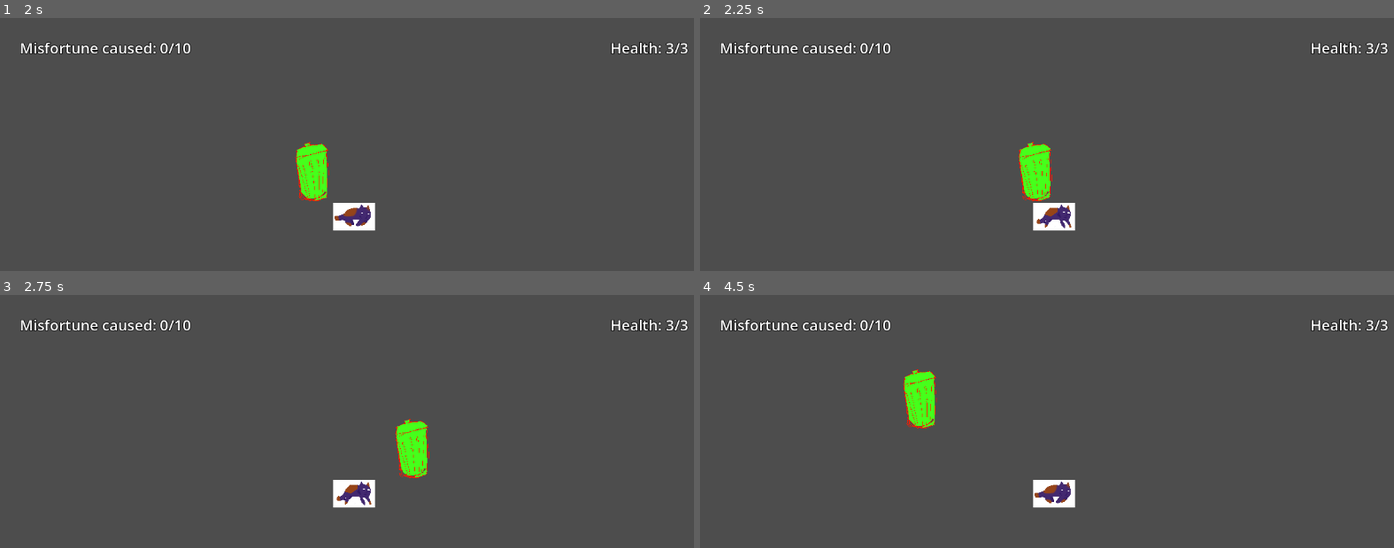
Above: before the commit, frames 1-4 (two rows, left to right).
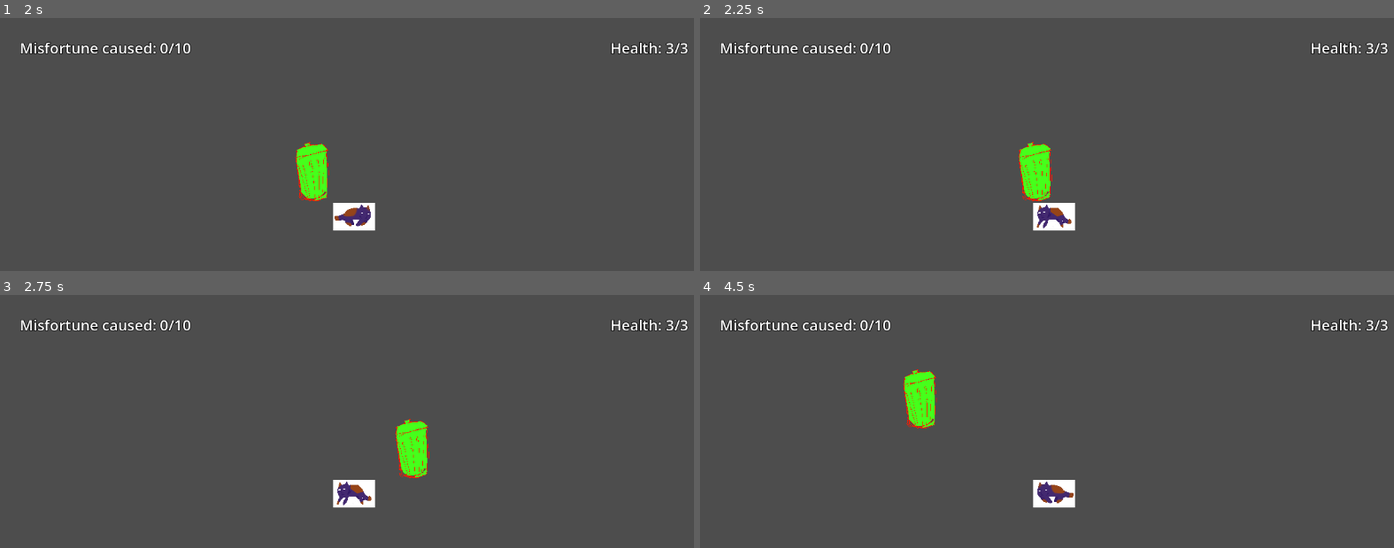
Above: after the commit, the same moments.

Repository: waffle-around/murphys-law
Game: Godot game, scene res://Main Scenes/test.tscn
Two runs of this game, one before a commit and one after it. Both use one fixed random seed, a clock stepped at 60 frames per second and the inputs below. Sound files missing from this copy of the repository are replaced by a short silence.
Inputs:
- Up to frame 1 (2 s): tap Enter (ui_accept) at 0.5, 0.77, 1.52 s; hold X (Activate Aura) 0.53-1.28 s; hold Right (ui_right) from 0.53 s (still down); tap X (Activate Aura) at 1.35 s
- Up to frame 2 (2.25 s): release Right (ui_right) at 2.03 s; hold Left (ui_left) from 2.03 s (still down); hold X (Activate Aura) from 2.03 s (still down)
- Up to frame 3 (2.75 s): keep holding Left (ui_left); keep holding X (Activate Aura)
- Up to frame 4 (4.5 s): release Left (ui_left) at 2.78 s; release X (Activate Aura) at 2.78 s; hold Right (ui_right) 2.78-4.28 s; tap X (Activate Aura) at 2.85, 4.35 s; tap Enter (ui_accept) at 3.02, 3.77 s; hold X (Activate Aura) 3.53-4.28 s; hold Left (ui_left) from 4.28 s (still down)

Frame 1 is identical in both runs. In frame 2, 0.2% of the frame differs, in the area x 48-54%, y 73-84%; in frame 3, 0.2%; in frame 4, 0.3%, in the area x 48-54%, y 73-83%.
Error after the commit: Cannot call method 'play' on a null value. (res://scripts/gameManager.gd:22)

Commit message:
SOUND DONE

Diff:
--- a/game objects/Misfortune events/Trashcan.tscn
+++ b/game objects/Misfortune events/Trashcan.tscn
@@ -3,13 +3,15 @@
 [ext_resource type="Script" uid="uid://b0d2ci54p3tuj" path="res://scripts/reciever.gd" id="1_f4lqn"]
 [ext_resource type="PackedScene" uid="uid://bv3ynewbxb67t" path="res://game objects/Misfortune events/Trashcan2.tscn" id="2_8dnvs"]
 [ext_resource type="Texture2D" uid="uid://cyacuad4mjipd" path="res://art assets/Trahs1.png" id="2_pdjgv"]
+[ext_resource type="AudioStream" uid="uid://vin2nxdkwsau" path="res://audio assets/sfx/trash explode.wav" id="4_oi6c6"]
 
 [sub_resource type="RectangleShape2D" id="RectangleShape2D_6cjfj"]
 size = Vector2(112, 190)
 
-[node name="Trashcan" type="Area2D" unique_id=701698453]
+[node name="Trashcan" type="Area2D" unique_id=701698453 node_paths=PackedStringArray("audio_stream_player_2d")]
 script = ExtResource("1_f4lqn")
 replacement_scene = ExtResource("2_8dnvs")
+audio_stream_player_2d = NodePath("AudioStreamPlayer2D")
 metadata/_edit_group_ = true
 
 [node name="Sprite2D" type="Sprite2D" parent="." unique_id=1424155492]
@@ -19,3 +21,7 @@
 [node name="CollisionShape2D" type="CollisionShape2D" parent="." unique_id=54302221]
 position = Vector2(-1, -2)
 shape = SubResource("RectangleShape2D_6cjfj")
+
+[node name="AudioStreamPlayer2D" type="AudioStreamPlayer2D" parent="." unique_id=1643705423]
+stream = ExtResource("4_oi6c6")
+volume_db = -5.0
--- a/game objects/Misfortune events/guyOnLadder.tscn
+++ b/game objects/Misfortune events/guyOnLadder.tscn
@@ -1,11 +1,17 @@
 [gd_scene format=3 uid="uid://b2aryolhdtx0y"]
 
+[ext_resource type="Script" uid="uid://b0d2ci54p3tuj" path="res://scripts/reciever.gd" id="1_br8yt"]
 [ext_resource type="Texture2D" uid="uid://cnvfrwposq6ot" path="res://art assets/Ladder 1.png" id="1_tqede"]
+[ext_resource type="PackedScene" uid="uid://cgsvvsvg33kld" path="res://game objects/Misfortune events/ladder2.tscn" id="2_x2ash"]
+[ext_resource type="AudioStream" uid="uid://dqvfy138ojp5l" path="res://audio assets/sfx/fall scream.wav" id="4_rnbq0"]
 
 [sub_resource type="RectangleShape2D" id="RectangleShape2D_tm81l"]
 size = Vector2(113, 717)
 
-[node name="GuyOnLadderr" type="Area2D" unique_id=1638342157]
+[node name="GuyOnLadderr" type="Area2D" unique_id=1638342157 node_paths=PackedStringArray("audio_stream_player_2d")]
+script = ExtResource("1_br8yt")
+replacement_scene = ExtResource("2_x2ash")
+audio_stream_player_2d = NodePath("AudioStreamPlayer2D")
 
 [node name="Sprite2D" type="Sprite2D" parent="." unique_id=478203856]
 texture = ExtResource("1_tqede")
@@ -13,3 +19,6 @@
 [node name="CollisionShape2D" type="CollisionShape2D" parent="." unique_id=496580921]
 position = Vector2(11.5, -8.5)
 shape = SubResource("RectangleShape2D_tm81l")
+
+[node name="AudioStreamPlayer2D" type="AudioStreamPlayer2D" parent="." unique_id=603492417]
+stream = ExtResource("4_rnbq0")
--- a/game objects/Misfortune events/tree.tscn
+++ b/game objects/Misfortune events/tree.tscn
@@ -1,11 +1,17 @@
 [gd_scene format=3 uid="uid://cl57rctn83uu8"]
 
 [ext_resource type="Texture2D" uid="uid://ctgae2c2s3bnt" path="res://art assets/treeNormal.png" id="1_5scrg"]
+[ext_resource type="Script" uid="uid://b0d2ci54p3tuj" path="res://scripts/reciever.gd" id="1_poq6q"]
+[ext_resource type="PackedScene" uid="uid://qrixfr2p84mo" path="res://game objects/Misfortune events/tree2.tscn" id="2_d1fha"]
+[ext_resource type="AudioStream" uid="uid://5vx127230v2s" path="res://audio assets/sfx/tree crunch.wav" id="4_b1dk0"]
 
 [sub_resource type="RectangleShape2D" id="RectangleShape2D_yxtfo"]
 size = Vector2(230, 672)
 
-[node name="Treee" type="Area2D" unique_id=193301778]
+[node name="Treee" type="Area2D" unique_id=193301778 node_paths=PackedStringArray("audio_stream_player_2d")]
+script = ExtResource("1_poq6q")
+replacement_scene = ExtResource("2_d1fha")
+audio_stream_player_2d = NodePath("AudioStreamPlayer2D")
 
 [node name="Sprite2D" type="Sprite2D" parent="." unique_id=1760356143]
 position = Vector2(39.749977, -121.080826)
@@ -15,3 +21,7 @@
 [node name="CollisionShape2D" type="CollisionShape2D" parent="." unique_id=557681585]
 position = Vector2(30, -129)
 shape = SubResource("RectangleShape2D_yxtfo")
+
+[node name="AudioStreamPlayer2D" type="AudioStreamPlayer2D" parent="." unique_id=1874906589]
+stream = ExtResource("4_b1dk0")
+volume_db = -5.0
--- a/game objects/player_test.tscn
+++ b/game objects/player_test.tscn
@@ -3,6 +3,7 @@
 [ext_resource type="Script" uid="uid://d1vtpmqb6fv2b" path="res://scripts/player_test.gd" id="1_arw1w"]
 [ext_resource type="Texture2D" uid="uid://dhcvge4ipp6v1" path="res://art assets/Car o.png" id="2_vo4i7"]
 [ext_resource type="Texture2D" uid="uid://cob7ro4ge53pr" path="res://art assets/Car t.png" id="3_f6wcx"]
+[ext_resource type="AudioStream" uid="uid://2es6npvfo3dk" path="res://audio assets/sfx/misfortune jingle.wav" id="4_f6wcx"]
 
 [sub_resource type="SpriteFrames" id="SpriteFrames_6cjfj"]
 animations = [{
@@ -44,3 +45,7 @@
 
 [node name="Camera2D" type="Camera2D" parent="." unique_id=600053073]
 zoom = Vector2(0.5, 0.5)
+
+[node name="AudioStreamPlayer2D" type="AudioStreamPlayer2D" parent="." unique_id=2099632322]
+stream = ExtResource("4_f6wcx")
+volume_db = -6.0
--- a/scripts/gameManager.gd
+++ b/scripts/gameManager.gd
@@ -4,6 +4,7 @@
 var health: int = 3
 
 @onready var ui = $UI
+@export var audio_stream_player_2d: AudioStreamPlayer2D
 
 func _cause_misfortune():
 	counter += 1
@@ -16,3 +17,6 @@
 	ui._update_health_label(health)
 	if health == 0:
 		get_tree().call_deferred("reload_current_scene")
+
+func _ready() -> void:
+	audio_stream_player_2d.play()
--- a/scripts/player_test.gd
+++ b/scripts/player_test.gd
@@ -5,11 +5,13 @@
 const JUMP_VELOCITY = -600.0 ## jump height
 signal action_pressed(strength: float)
 @onready var anim = $AnimatedSprite2D
+@onready var audio_stream_player_2d: AudioStreamPlayer2D = $AudioStreamPlayer2D
 
 #handles misfortune aura mechanic
 func _unhandled_input(event: InputEvent) -> void:
 	if event.is_action_pressed("Activate Aura"): ## bound to x
 		action_pressed.emit(1.0) ## aura strength (not sure if we're gonna use this)
+		audio_stream_player_2d.play()
 
 func _physics_process(delta: float) -> void:
 	# Add the gravity.
@@ -26,8 +28,11 @@
 	if direction:
 		velocity.x = direction * SPEED
 		anim.play("default")
+		if direction > 0:
+			$AnimatedSprite2D.flip_h = false  # Facing right
+		elif direction < 0:
+			$AnimatedSprite2D.flip_h = true   # Facing left (flipped)
 	else:
 		velocity.x = move_toward(velocity.x, 0, SPEED)
 		anim.play("idle")
-
 	move_and_slide()
--- a/scripts/reciever.gd
+++ b/scripts/reciever.gd
@@ -1,6 +1,7 @@
 extends Area2D
 
 @export var replacement_scene: PackedScene
+@export var audio_stream_player_2d: AudioStreamPlayer2D
 
 # Called when the node enters the scene tree for the first time.
 func _ready() -> void:
@@ -18,4 +19,8 @@
 			new_object.global_position = global_position
 			get_parent().add_child(new_object)
 
-		queue_free()
+			audio_stream_player_2d.play()
+			hide()
+			$CollisionShape2D.set_deferred("disabled", true)
+			await audio_stream_player_2d.finished
+			queue_free()
Not shown, added: art assets/Tree normal.png.import
Not shown, added: art assets/Tree wilt 1.png.import
Not shown, added: art assets/Tree wilt 2.png.import
Not shown, added: art assets/Tree wilt 3.png.import
